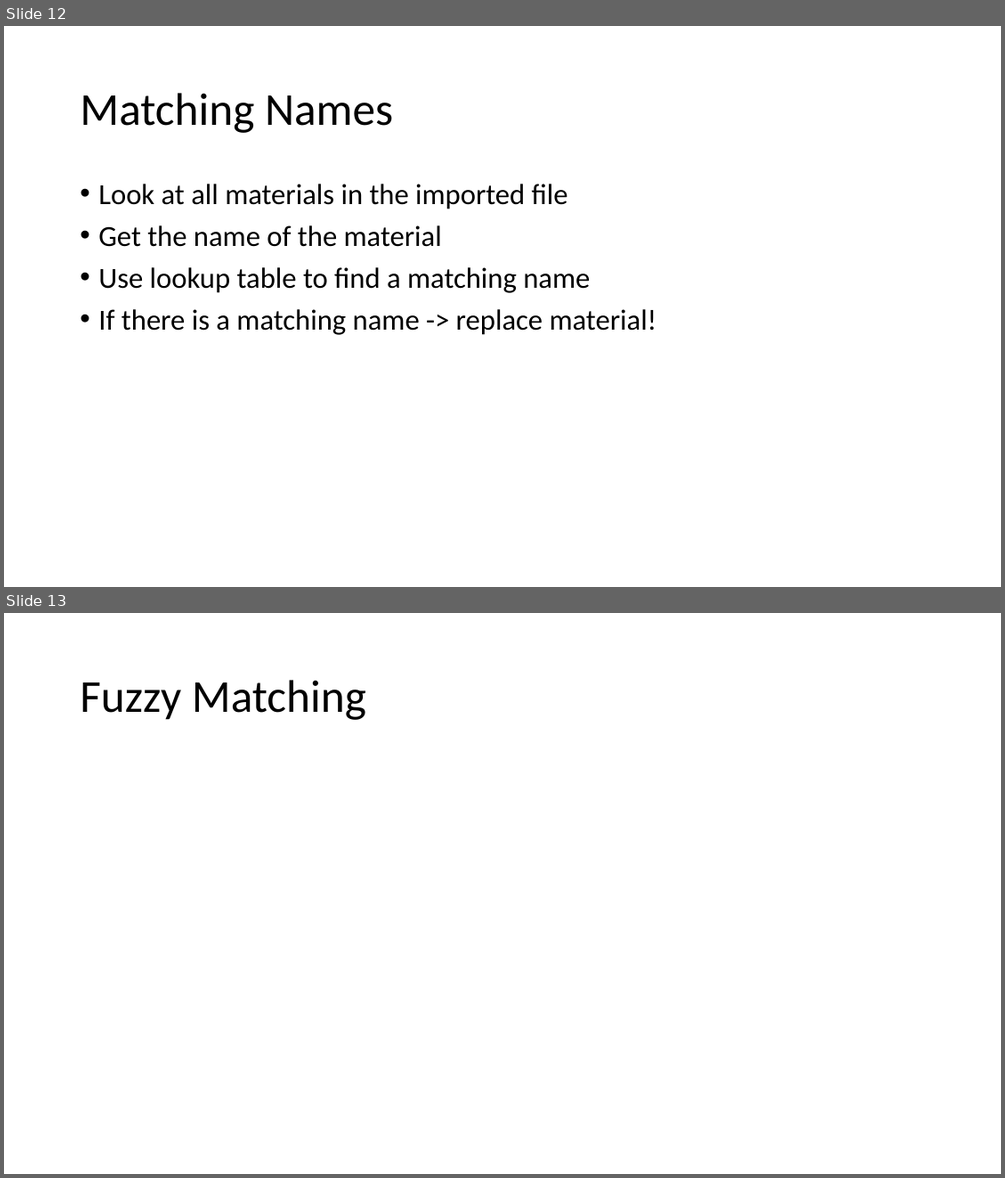
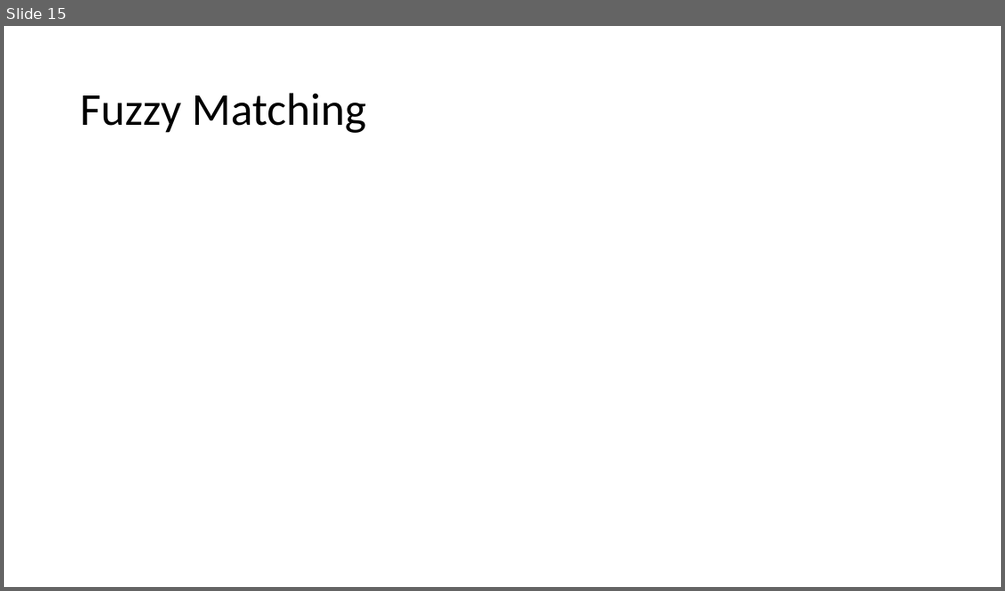
Before and after one commit to ideenkultivierung/alias-days-shader-pipeline, a slide deck: presentation/Python based Shaderpipeline in VRED.pptx. Shown one above the other, each under a label of ours: slides 12 and 13 before the commit, slide 15 after it. The pictures are 1005x1178 and 1005x591 pixels, drawn with LibreOffice and Linux fonts; fonts in the diff are those of the drawing; background and template pictures are left out. Boxes give left, top, right and bottom in pixels: in the first picture for what was removed or moved away, otherwise in the second. Text is boxed around its words. In the diff, an @@ line names an element or a change of style, - is before the commit and + after.

```diff
--- a/presentation/Python based Shaderpipeline in VRED.pptx
+++ b/presentation/Python based Shaderpipeline in VRED.pptx
@@ slide 12 removed at (4,26,1001,587), background #FFFFFF @@
@@ title removed at (80,93,393,133) @@
-Matching Names
@@ text removed at (98,184,657,335) @@
-• Look at all materials in the imported file
-• Get the name of the material
-• Use lookup table to find a matching name
-• If there is a matching name -> replace material!
@@ what was slide 13 is now slide 15 @@
```
Also in this commit, not shown: 7 slides added, 2 other slides removed, 6 other files.
